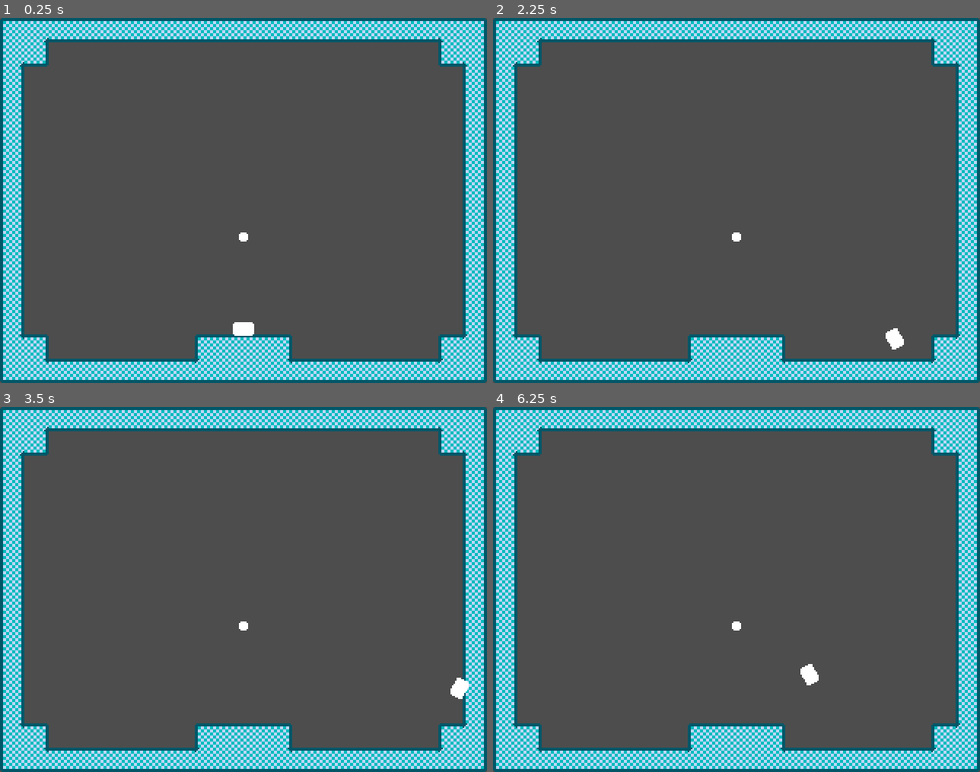
Above: before the commit, frames 1-4 (two rows, left to right).
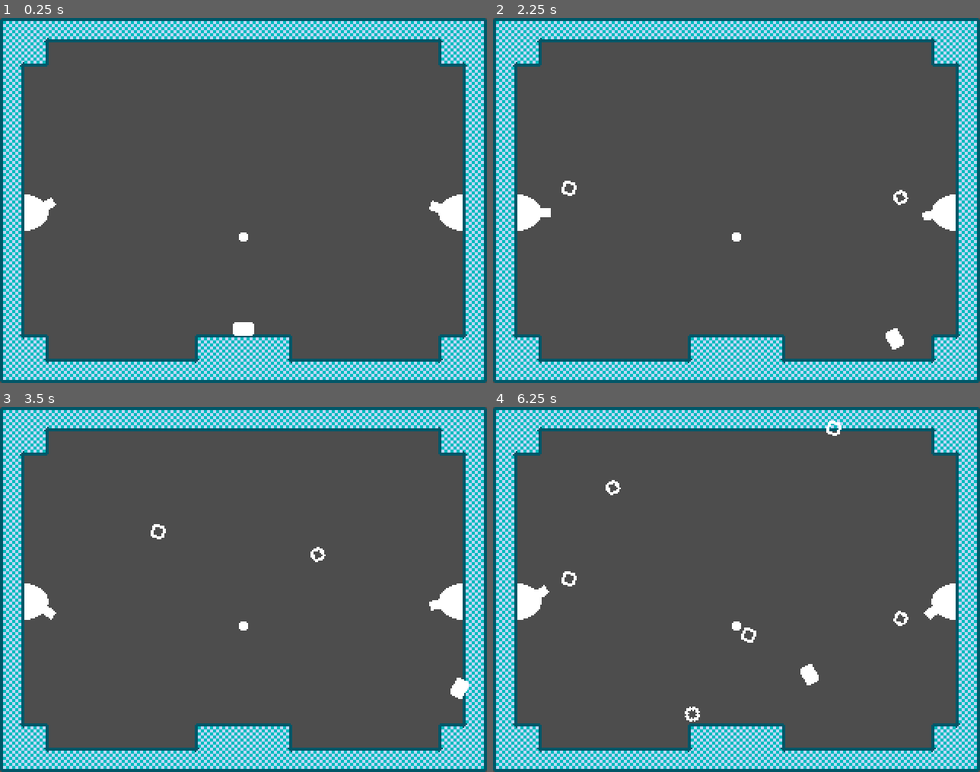
Above: after the commit, the same moments.

Repository: thcheetah777/parry-prototype
Game: Godot game, scene res://main.tscn
Same seed, same stepped clock (60 frames per second), same inputs: the game is played once before the commit and once after it.
Inputs:
- Up to frame 1 (0.25 s): no input
- Up to frame 2 (2.25 s): hold Right (right) 0.53-2.03 s; tap X (parry) at 0.6, 1.35, 2.1 s; tap Z (jump) at 0.77, 1.52 s; hold Left (left) from 2.03 s (still down)
- Up to frame 3 (3.5 s): release Left (left) at 2.78 s; hold Right (right) from 2.78 s (still down); tap X (parry) at 2.85 s; tap Z (jump) at 3.02 s
- Up to frame 4 (6.25 s): tap X (parry) every 0.75 s from 3.6 to 5.85 s; tap Z (jump) at 3.77, 4.52, 6.02 s; release Right (right) at 4.28 s; hold Left (left) 4.28-5.03 s; hold Right (right) 5.03-5.78 s; hold Left (left) from 5.78 s (still down)

The runs differ from the first frame. In frame 1, 0.9% of the frame differs, in the area x 5-95%, y 48-59%; in frame 2, 1.0%; in frame 3, 1.0%; in frame 4, 1.3%, in the area x 5-95%, y 3-87%.

Commit message:
⚔️ better knockback

Diff:
--- a/bullet.gd
+++ b/bullet.gd
@@ -2,7 +2,11 @@
 class_name Bullet
 
 var speed: float
+var is_player_bullet = false
 
 func _process(delta: float) -> void:
 	var direction = Vector2.from_angle(deg_to_rad(rotation_degrees - 90))
 	position += direction * speed * delta
+
+func set_to_player_bullet():
+	is_player_bullet = true
--- a/main.tscn
+++ b/main.tscn
@@ -1,9 +1,10 @@
-[gd_scene load_steps=7 format=3 uid="uid://c5433ltwyk7jd"]
+[gd_scene load_steps=8 format=3 uid="uid://c5433ltwyk7jd"]
 
 [ext_resource type="Texture2D" uid="uid://d3vmii4pcxxsx" path="res://assets/tileset.png" id="1_k8aig"]
 [ext_resource type="Script" path="res://world.gd" id="1_r0bwy"]
 [ext_resource type="PackedScene" uid="uid://b2g8d8f5ta34h" path="res://player.tscn" id="2_riabk"]
 [ext_resource type="PackedScene" uid="uid://bs2rcexh4i7r7" path="res://parry_point.tscn" id="3_m862k"]
+[ext_resource type="PackedScene" uid="uid://duvehrwbbw012" path="res://turret.tscn" id="4_2us64"]
 
 [sub_resource type="TileSetAtlasSource" id="TileSetAtlasSource_0xdkv"]
 texture = ExtResource("1_k8aig")
@@ -501,3 +502,11 @@
 
 [node name="ParryPoint" parent="World" instance=ExtResource("3_m862k")]
 position = Vector2(160, 144)
+
+[node name="Turret" parent="." instance=ExtResource("4_2us64")]
+position = Vector2(16, 128)
+rotation = -4.71238
+
+[node name="Turret2" parent="." instance=ExtResource("4_2us64")]
+position = Vector2(304, 128)
+rotation = -7.85397
--- a/player.gd
+++ b/player.gd
@@ -14,8 +14,8 @@
 @export_group("Parrying")
 @export var parry_rotation_speed = 500
 @export var parry_distance = 25
-@export var parry_knockback = 400
-@export var parry_extra_y_velocity = 50
+@export var parry_knockback = Vector2(400, 450)
+@export var parry_bullet_speed = 200
 
 @export_group("Animation")
 @export var stretch = 1.8
@@ -99,22 +99,34 @@
 
 func start_parry():
 	print("start parry")
+	current_parryable = find_closest_parryable()
+	arrow.visible = true
 	velocity = Vector2.ZERO
 	run_rotation = 0
-	current_parryable = find_closest_parryable()
+
 	var direction = (position - current_parryable.position).normalized()
 	parry_angle = rad_to_deg(direction.angle())
 	set_arrow(direction)
-	arrow.visible = true
+
+	if current_parryable is Bullet:
+		var bullet = current_parryable as Bullet
+		bullet.set_to_player_bullet()
+		bullet.speed = 0
+
 	state = PARRY
 
 func end_parry():
 	print("end parry")
+	arrow.visible = false
 	var direction = (arrow.position - current_parryable.position).normalized()
 	velocity += -direction * parry_knockback
-	velocity.y -= parry_extra_y_velocity
+
+	if current_parryable is Bullet:
+		var bullet = current_parryable as Bullet
+		bullet.rotation = arrow.rotation
+		bullet.speed = parry_bullet_speed
+
 	current_parryable = null
-	arrow.visible = false
 	state = MOVE
 
 func set_arrow(direction: Vector2):
--- a/turret.gd
+++ b/turret.gd
@@ -20,6 +20,6 @@
 	var bullet = bullet_scene.instantiate() as Bullet
 	bullet.global_position = fire_point.global_position
 	bullet.speed = bullet_speed
-	bullet.rotation = gun.rotation
+	bullet.global_rotation = gun.global_rotation
 	Globals.world.add_child(bullet)
 	target_angle = randf_range(-angle_range, angle_range)
